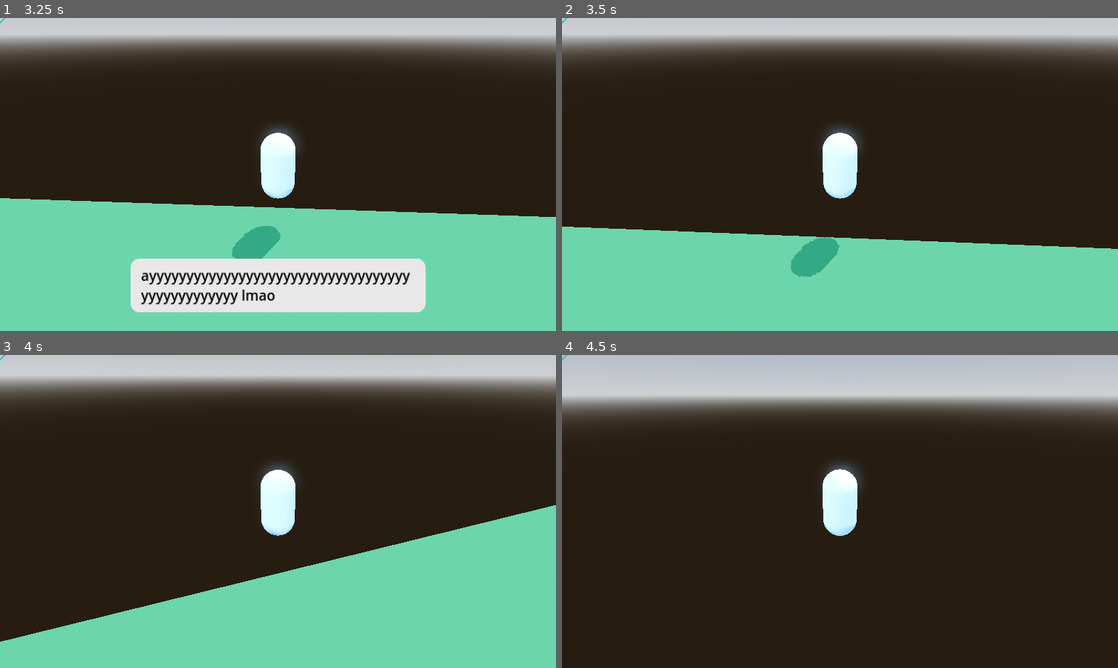
Above: before the commit, frames 1-4 (two rows, left to right).
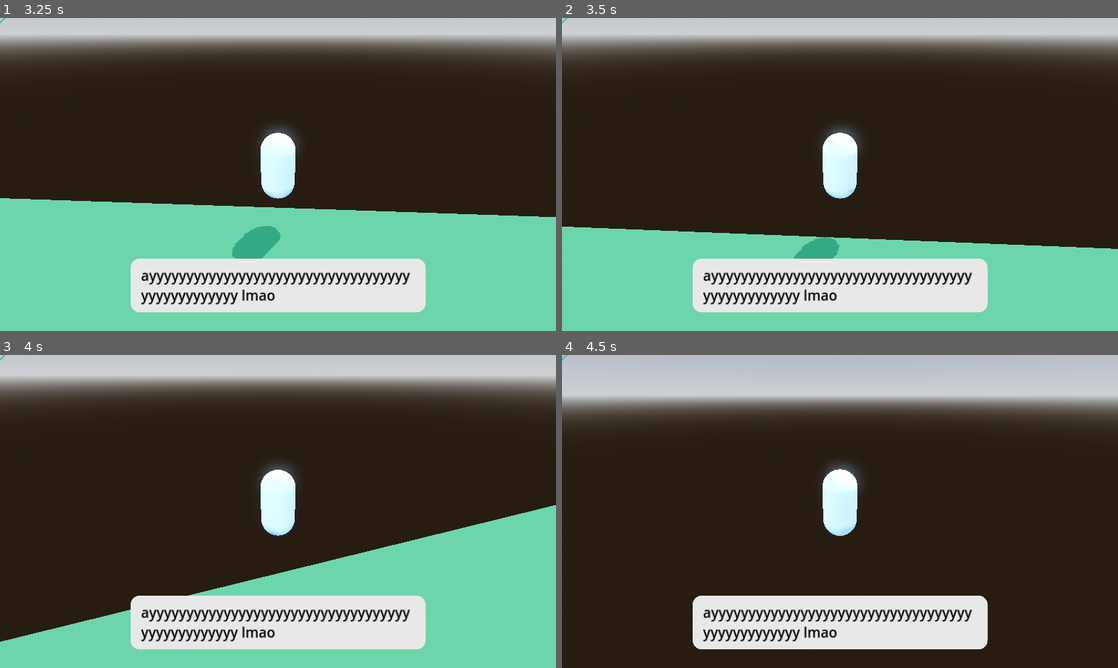
Above: after the commit, the same moments.

Repository: kyle-hessel/godot-narrative-prototype
Game: Godot game, scene res://scenes/main.tscn
Same seed, same stepped clock (60 frames per second), same inputs: the game is played once before the commit and once after it. The engine's default icon, where the game draws it, is replaced by a stand-in: a white triangle on a blue panel in a dark square.
Inputs (mouse positions are in pixels of both pictures, inside the frame that each line leads up to):
- Up to frame 1 (3.25 s): tap Enter at 0.5 s; move the mouse to (305, 174) at 0.52 s; press the mouse at (305, 174) at 0.53 s; hold W (forward) from 0.53 s (still down); tap Space (jump) at 0.77, 1.52, 3.02 s; move the mouse to (250, 174) at 1.27 s; release the mouse at (250, 174) at 1.28 s; tap 1 (combat_action1) at 1.35 s; click (250, 174) at 1.55 s; move the mouse to (289, 168) at 2.02 s; hold 2 (combat_action2) 2.03-2.78 s; click (289, 168) at 2.3 s; move the mouse to (272, 180) at 2.77 s; tap 3 (combat_action3) at 2.85 s; click (272, 180) at 3.05 s
- Up to frame 2 (3.5 s): keep holding W (forward)
- Up to frame 3 (4 s): keep holding W (forward); move the mouse to (316, 514) at 3.52 s; hold 4 (combat_action4) from 3.53 s (still down); tap Space (jump) at 3.77 s; click (316, 514) at 3.8 s
- Up to frame 4 (4.5 s): keep holding W (forward); move the mouse to (795, 508) at 4.27 s; release 4 (combat_action4) at 4.28 s; tap R (day_increment_test) at 4.35 s

Frame 1 is identical in both runs. In frame 2, 9.0% of the frame differs, in the area x 23-77%, y 76-94%; in frame 3, 9.0%; in frame 4, 8.8%.
Error after the commit: Invalid assignment of property or key 'current_line_index' with value of type 'int' on a base object of type 'Control (DialogueManager)'. (res://scripts/manage…

Commit message:
Added textbox_response as a preload. I think it makes sense to just preload every type of textbox at game start instead of dynamically loading them on the fly each time considering how dialogue-heavy this game will be. I'd rather eat the cost up front rather than pay it every time over and over throughout the game's runtime.

Diff:
--- a/scenes/UI/dialogue/textbox_response.tscn
+++ b/scenes/UI/dialogue/textbox_response.tscn
@@ -5,6 +5,7 @@
 [ext_resource type="PackedScene" uid="uid://b71vm5sbs8ief" path="res://scenes/UI/dialogue/dialogue_label.tscn" id="3_rguuu"]
 
 [node name="TextboxCanvas" type="CanvasLayer"]
+layer = 2
 script = ExtResource("1_ophv7")
 
 [node name="TextboxMargin" type="MarginContainer" parent="."]
--- a/scripts/managers/dialogue_manager.gd
+++ b/scripts/managers/dialogue_manager.gd
@@ -4,10 +4,12 @@
 class_name DialogueManager
 
 @onready var textbox: PackedScene = preload("res://scenes/UI/dialogue/textbox_default.tscn")
+@onready var textbox_response: PackedScene = preload("res://scenes/UI/dialogue/textbox_response.tscn")
 var textbox_inst: Textbox
+var textbox_response_inst: TextboxResponse
 
 var dialogue_lines: Array[String] = []
-var current_line_index: int = 0
+var line_index: int = 0
 
 var is_dialogue_active: bool = false
 var can_advance_line: bool = false
@@ -37,12 +39,12 @@
 func show_textbox() -> void:
 	textbox_inst = textbox.instantiate()
 	# for consistent naming behind the scenes, probably not necessary but could be useful.
-	textbox_inst.name = "TextboxLine" + str(current_line_index)
+	textbox_inst.name = "TextboxLine" + str(line_index)
 	# mark can_advance_line as true again once the textbox deems the current string as finished displaying, using this lamba function.
 	textbox_inst.finished_displaying.connect(func(): can_advance_line = true)
 	add_child(textbox_inst)
 	# using the current line index (incremented using player input), decide which dialogue line to print from what was passed into the manager.
-	textbox_inst.begin_display(dialogue_lines[current_line_index])
+	textbox_inst.begin_display(dialogue_lines[line_index])
 	# mark can_advance_line to false for now so that the line can't be skipped pre-emptively (modify later to print out all dialogue at once when skipping early).
 	can_advance_line = false
 
@@ -50,12 +52,12 @@
 func reload_textbox() -> void:
 	textbox_inst.queue_free() # could add a function here instead that plays an animation before queue_free.
 
-	current_line_index += 1
+	line_index += 1
 	# if there is no more dialogue, reset to defaults.
-	if current_line_index >= dialogue_lines.size():
+	if line_index >= dialogue_lines.size():
 		is_dialogue_active = false
 		can_advance_line = false
-		current_line_index = 0
+		line_index = 0
 		return
 
 	show_textbox()
